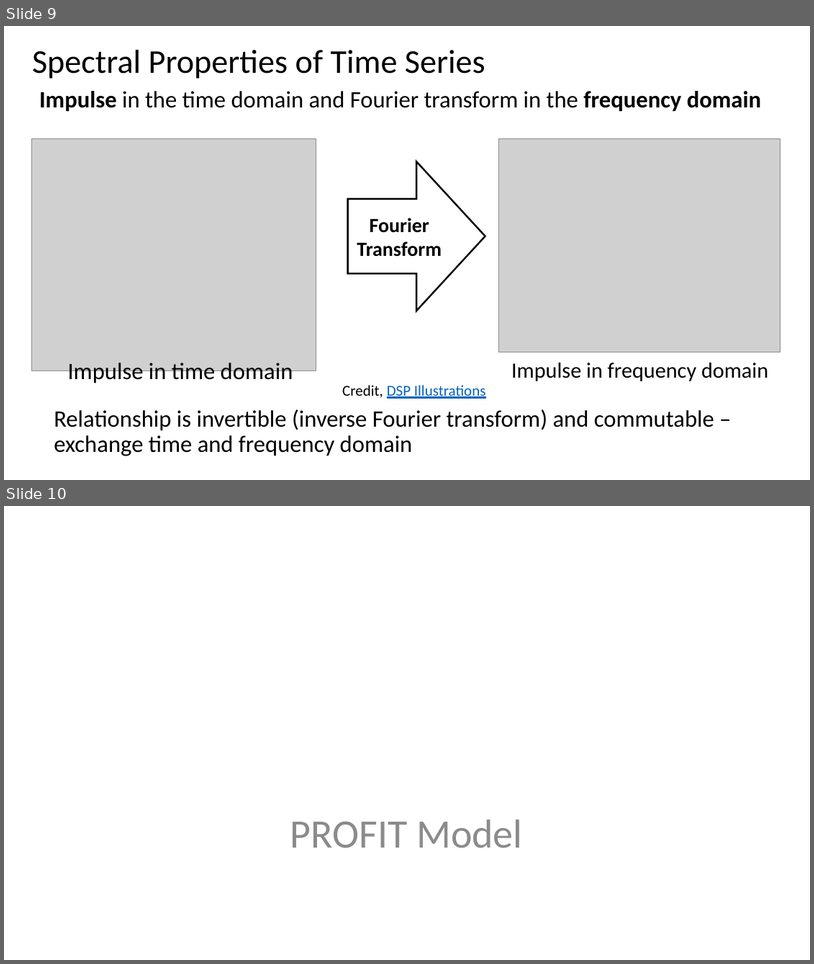
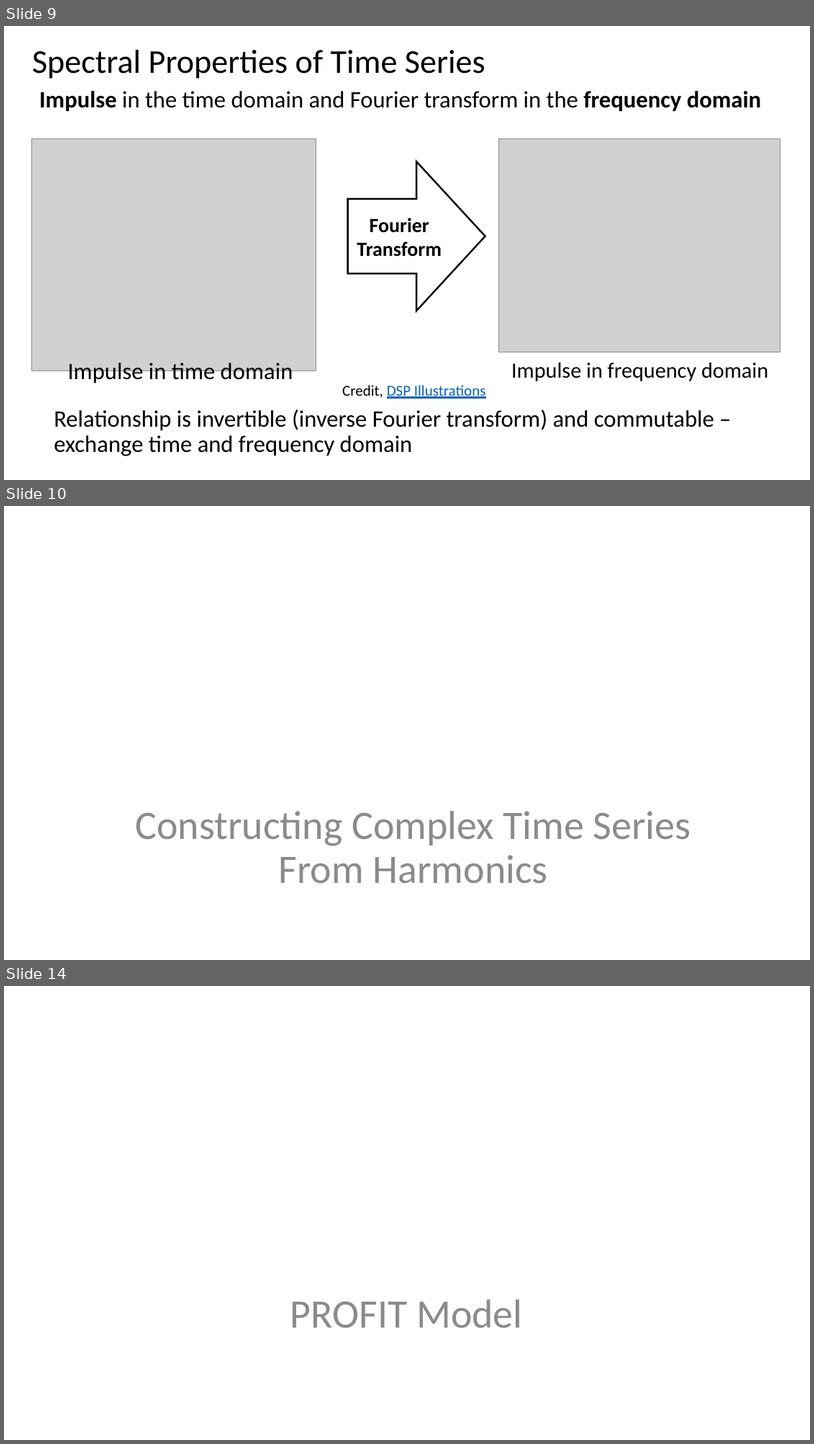
Before and after one commit to StephenElston/CSCI-E-83, a slide deck: LectureSlides/14_ComplexTimeSeries.pptx. Shown one above the other, each under a label of ours: slides 9 and 10 before the commit, slides 9, 10 and 14 after it; the slides between them are not shown. The pictures are 814x964 and 814x1444 pixels, drawn with LibreOffice and Linux fonts; fonts in the diff are those of the drawing; grey boxes stand for pictures. Boxes give left, top, right and bottom in pixels: in the first picture for what was removed or moved away, otherwise in the second. Text is boxed around its words. In the diff, an @@ line names an element or a change of style, - is before the commit and + after.

```diff
--- a/LectureSlides/14_ComplexTimeSeries.pptx
+++ b/LectureSlides/14_ComplexTimeSeries.pptx
@@ slide 10 added at [4, 506, 810, 960], background #FFFFFF @@
@@ text added at [136, 811, 692, 883], 48 pt, text #8C8C8C @@
+Constructing Complex Time Series From Harmonics
@@ what was slide 10 is now slide 14 @@
```
Also in this commit, not shown: 4 slides changed, 6 other slides added.
